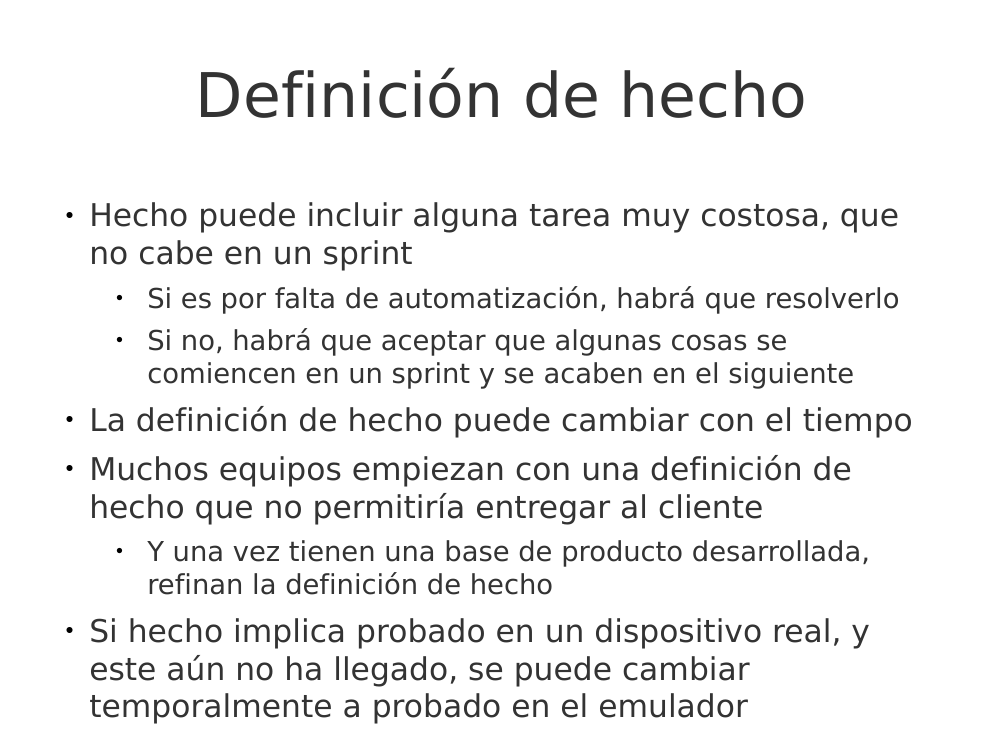
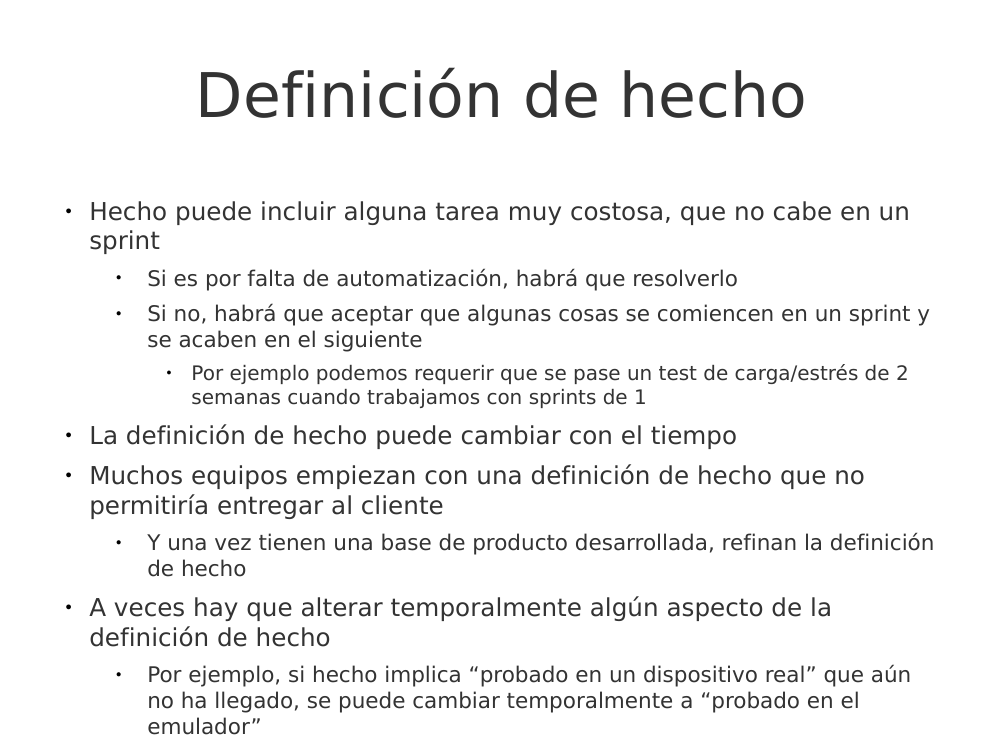
Before and after one commit to UNIZAR-30248-GeProSoft/scrum-slides, a slide deck: slide 27 of 7i_GPS-S03-Scrum-Sprints.odp. Drawn at 1008x756 pixels with LibreOffice and Linux fonts; fonts in the diff are those of the drawing; background and template pictures are left out. Boxes give left, top, right and bottom in pixels: in the first picture for what was removed or moved away, otherwise in the second. Text is boxed around its words. In the diff, an @@ line names an element or a change of style, - is before the commit and + after.

Commit message:
Pequeñas mejoras de formato al tema de sprints

```diff
--- a/7i_GPS-S03-Scrum-Sprints.odp
+++ b/7i_GPS-S03-Scrum-Sprints.odp
@@ text at box(89, 201, 935, 735): paragraph added @@
+    ● Por ejemplo podemos requerir que se pase un test de carga/estrés de 2 semanas cuando trabajamos con sprints de 1
@@ text at box(89, 201, 935, 577): size 22.4 to 17.6 pt in "Hecho puede incluir alguna tarea muy costosa, ...", "La definición de hecho puede cambiar con ...", "Muchos equipos empiezan con una definición de ..."; size 19.6 to 15.4 pt in "Si es por falta de automatización, habrá ...", "Si no, habrá que aceptar que algunas ...", "Y una vez tienen una base de ..." @@
@@ text at box(89, 596, 911, 735): text changed; size 22.4 to 15.4 pt @@
-● Si hecho implica probado en un dispositivo real, y este aún no ha llegado, se puede cambiar temporalmente a probado en el emulador
+● A veces hay que alterar temporalmente algún aspecto de la definición de hecho
+  ● Por ejemplo, si hecho implica “probado en un dispositivo real” que aún no ha llegado, se puede cambiar temporalmente a “probado en el emulador”
```
Also in this commit, not shown: 10 other slides changed, 1 other file.
